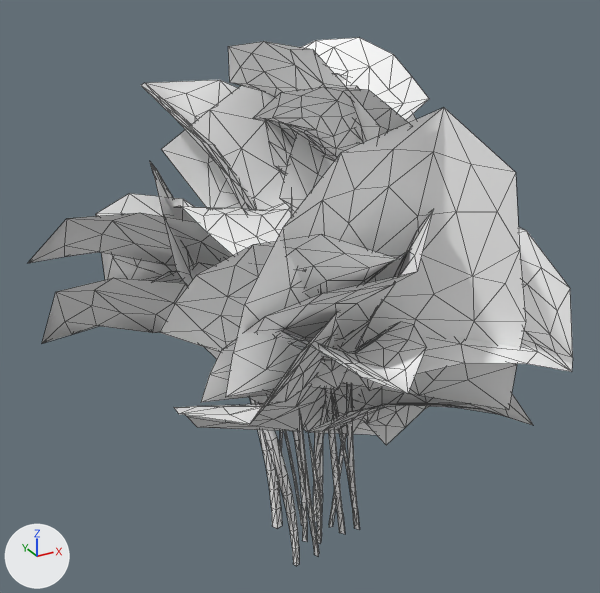
One commit to the FBX model Assets/Assets_Review/Taco_Party/Palm/CascadePalm/Meshes/MSH_CascadePalm_C.fbx: the scene before it, then after it.
The view is the same before and after, from a 50 mm lens placed at (-0.478, -0.825, 0.761), pointed at (0.012, 0.067, 0.315). The axes (+X, +Y, +Z) are drawn at lower left. The lights are the same throughout. Mesh edges are drawn as thin lines. Where no turn or scale is listed for an object, it has been applied to the vertices.

In view in the first picture: 'CascadePalm_C_LOD0_GEO'.
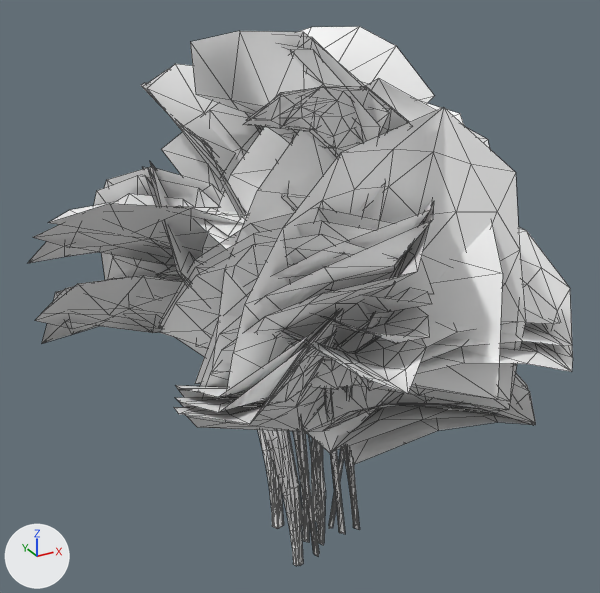
The change, as a diff of the scene's bpy script:
```diff
--- a/Assets/Assets_Review/Taco_Party/Palm/CascadePalm/Meshes/MSH_CascadePalm_C.fbx.py
+++ b/Assets/Assets_Review/Taco_Party/Palm/CascadePalm/Meshes/MSH_CascadePalm_C.fbx.py
@@ me_mesh_003 @@
+me_mesh_003.from_pydata(...)  # 520 vertices, 634 faces; spans x -0.305..0.33, y -0.23..0.371, z -0.05..0.665
+# faces by material slot: [256, 378]
+me_mesh_003.materials.append(mat_m_cascadepalm_stem)  # its picture is missing
+me_mesh_003.materials.append(mat_m_cascadepalm_leaves)  # its picture is missing
@@ me_mesh_002 @@
+me_mesh_002.from_pydata(...)  # 876 vertices, 1346 faces; spans x -0.311..0.338, y -0.234..0.372, z -0.05..0.661
+# faces by material slot: [428, 918]
+me_mesh_002.materials.append(mat_m_cascadepalm_stem)  # its picture is missing
+me_mesh_002.materials.append(mat_m_cascadepalm_leaves)  # its picture is missing
@@ ob_cascadepalm_c_lod2_geo @@
+ob_cascadepalm_c_lod2_geo = bpy.data.objects.new('CascadePalm_C_LOD2_GEO', me_mesh_003)
+ob_cascadepalm_c_lod2_geo.location = (0.0, 0.0, 0.0)
@@ ob_cascadepalm_c_lod1_geo @@
+ob_cascadepalm_c_lod1_geo = bpy.data.objects.new('CascadePalm_C_LOD1_GEO', me_mesh_002)
+ob_cascadepalm_c_lod1_geo.location = (0.0, 0.0, 0.0)
```

Boxes (x1, y1, x2, y2) around the edits, measured in the pictures (600 x 593 px):
'CascadePalm_C_LOD2_GEO', added: after (42, 26, 559, 565)
    faces in mat_m_cascadepalm_leaves (its picture is missing): (42, 26, 559, 464)
    faces in mat_m_cascadepalm_stem (its picture is missing): (273, 387, 354, 565)
'CascadePalm_C_LOD1_GEO', added: after (34, 35, 572, 566)
    faces in mat_m_cascadepalm_leaves (its picture is missing): (34, 35, 572, 452)
    faces in mat_m_cascadepalm_stem (its picture is missing): (268, 387, 350, 566)
